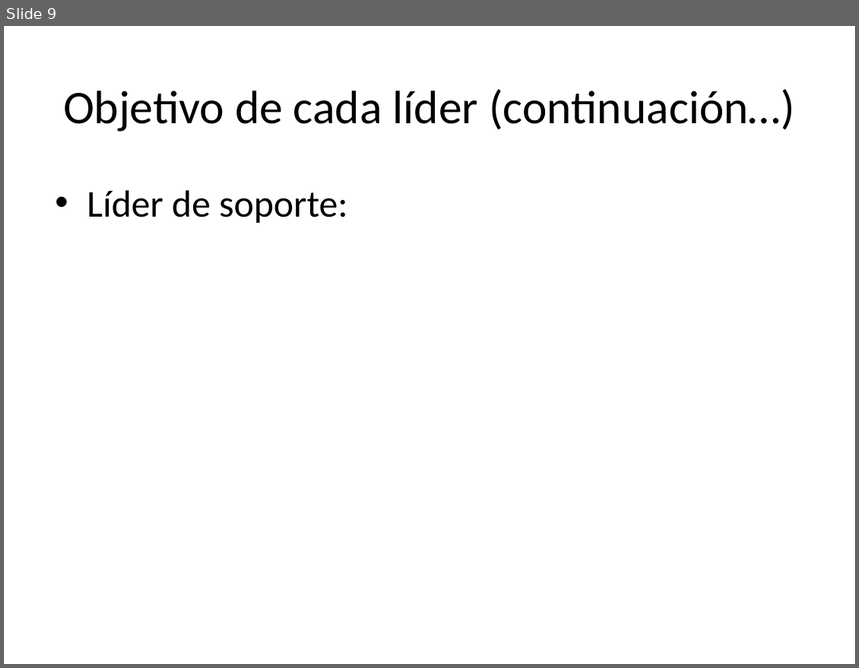
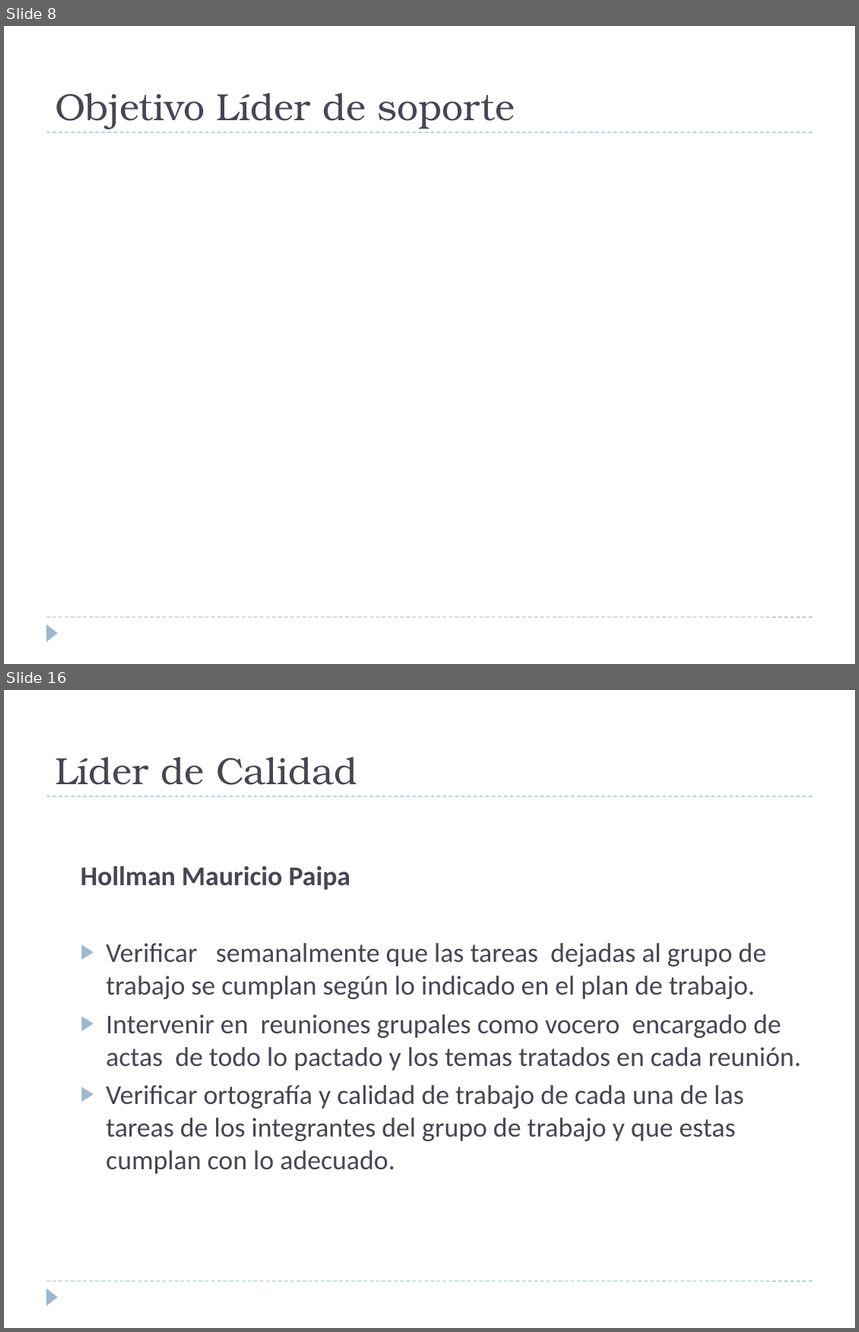
Before and after one commit to heberjp/proyecto-tsp-sistema-comidas-rapidas, a slide deck: 1 - Planeacion/2 - Estrategia/Vison General TCP.pptx. Shown one above the other, each under a label of ours: slide 9 before the commit, slides 8 and 16 after it; the slides between them are not shown. The pictures are 859x668 and 859x1332 pixels, drawn with LibreOffice and Linux fonts; fonts in the diff are those of the drawing. Boxes give left, top, right and bottom in pixels: in the first picture for what was removed or moved away, otherwise in the second. Text is boxed around its words. In the diff, an @@ line names an element or a change of style, - is before the commit and + after.

```diff
--- a/1 - Planeacion/2 - Estrategia/Vison General TCP.pptx
+++ b/1 - Planeacion/2 - Estrategia/Vison General TCP.pptx
@@ slide 16 added at [4,690,855,1328], background #FFFFFF; not listed: 3 template elements that a slide beside it also shows @@
@@ title added at [55,757,357,785], 32 pt, text #464653 @@
+Líder de Calidad
@@ text added at [81,866,801,1174], 23 pt, text #464653 @@
+  Hollman Mauricio Paipa
+  ▶ Verificar semanalmente que las tareas dejadas al grupo de trabajo se cumplan según lo indicado en el plan de trabajo.
+  ▶ Intervenir en reuniones grupales como vocero encargado de actas de todo lo pactado y los temas tratados en cada reunión.
+  ▶ Verificar ortografía y calidad de trabajo de cada una de las tareas de los integrantes del grupo de trabajo y que estas cumplan con lo adecuado.
@@ what was slide 9 is now slide 8 @@
@@ slide 8 changed as well @@
@@ title "Objetivo Líder de soporte" at [55,93,515,129]: vertical alignment middle to bottom @@
@@ title at [55,93,515,129]: text changed; size 39.6 to 32 pt; font Calibri to TeX Gyre Bonum; text colour #000000 to #464653 @@
-Objetivo de cada líder (continuación…)
+Objetivo Líder de soporte
@@ line added from (47, 132) to (813, 132), #9FB8CD 0.75 pt dashed @@
@@ text removed at [87,190,348,223] @@
-• Líder de soporte:
@@ line added from (47, 617) to (813, 617), #9FB8CD 0.75 pt dashed @@
@@ triangle added at [47,624,58,642], fill #9FB8CD @@
```
Also in this commit, not shown: 10 other slides changed, 8 other slides added, 7 slides removed.
